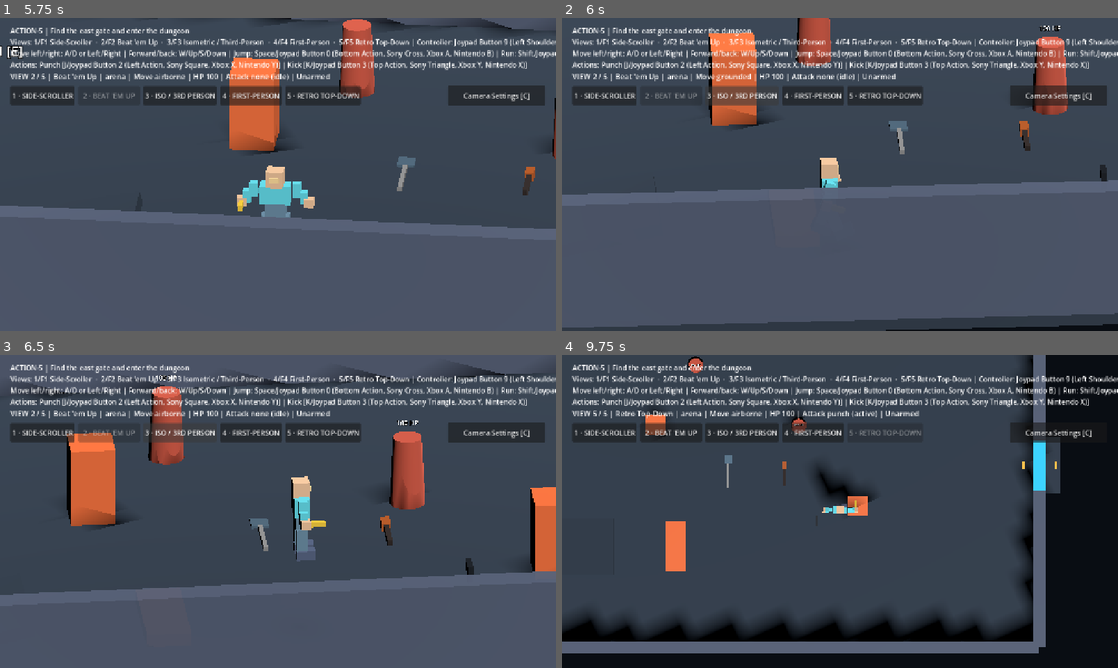
Above: before the commit, frames 1-4 (two rows, left to right).
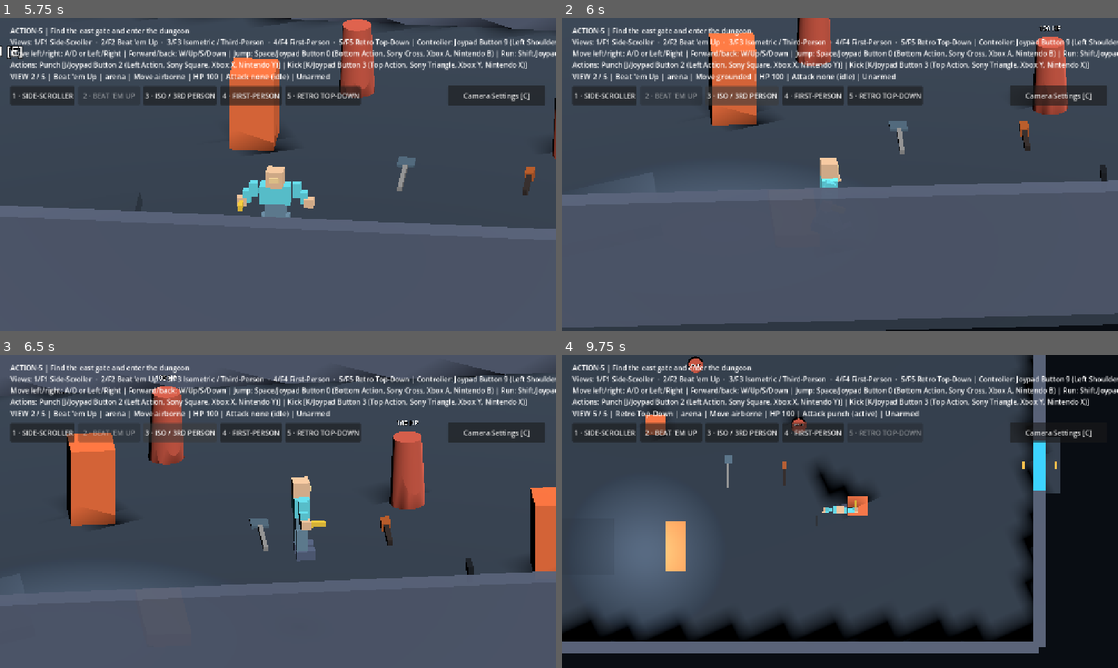
Above: after the commit, the same moments.

Repository: bravado/ACTION-5
Game: Godot game, scene res://demo/main.tscn
Two runs of this game, one before a commit and one after it. Both use one fixed random seed, a clock stepped at 60 frames per second and the inputs below.
Inputs (mouse positions are in pixels of both pictures, inside the frame that each line leads up to):
- Up to frame 1 (5.75 s): tap Enter at 0.5 s; move the mouse to (400, 158) at 0.52 s; hold Right (actor_turn_right) 0.53-1.28 s; tap Ctrl (actor_crouch) at 0.6 s; click (400, 158) at 0.67 s; tap Space (actor_jump) at 0.77, 1.52, 3.02, 3.77, 4.52 s; move the mouse to (166, 190) at 1.27 s; hold S (move_down) 1.28-2.03 s; tap Alt (actor_dodge) at 1.35 s; move the mouse to (333, 105) at 2.02 s; hold Right (actor_turn_right) 2.03-2.78 s; tap K (actor_kick) at 2.1 s; move the mouse to (250, 237) at 2.77 s; hold W (move_up) 2.78-3.53 s; tap J (actor_punch) at 2.85 s; click (250, 237) at 2.92 s; move the mouse to (444, 221) at 3.52 s; hold Shift (actor_run) 3.53-4.28 s; hold Left (actor_turn_left) 3.53-5.03 s; move the mouse to (111, 127) at 4.27 s; tap X (actor_slide) at 4.35 s; move the mouse to (305, 174) at 5.02 s; hold S (move_down) from 5.03 s (still down); hold G (demo_drop) from 5.03 s (still down); click (305, 174) at 5.17 s
- Up to frame 2 (6 s): move the mouse to (756, 96) at 5.77 s; release S (move_down) at 5.78 s; release G (demo_drop) at 5.78 s; hold Right (actor_turn_right) from 5.78 s (still down); tap E (demo_interact) at 5.85 s
- Up to frame 3 (6.5 s): keep holding Right (actor_turn_right); tap Space (actor_jump) at 6.02 s
- Up to frame 4 (9.75 s): move the mouse to (962, 495) at 6.52 s; release Right (actor_turn_right) at 6.53 s; hold W (move_up) 6.53-7.28 s; hold Q (demo_swap) 6.53-7.28 s; tap Space (actor_jump) at 6.77, 7.52, 9.02 s; move the mouse to (728, 527) at 7.27 s; hold Right (actor_turn_right) 7.28-8.03 s; tap 1 (view_1) at 7.35 s; click (728, 527) at 7.42 s; move the mouse to (895, 442) at 8.02 s; hold S (move_down) 8.03-8.78 s; tap 3 (view_3) at 8.1 s; move the mouse to (812, 574) at 8.77 s; hold Left (actor_turn_left) 8.78-9.53 s; tap 4 (view_4) at 8.85 s; move the mouse to (1006, 558) at 9.52 s; hold W (move_up) from 9.53 s (still down); tap 5 (view_5) at 9.6 s; click (1006, 558) at 9.67 s

Frame 1 is identical in both runs. In frame 2, 0.7% of the frame differs, in the area x 11-50%, y 45-56%; in frame 3, 0.6%; in frame 4, 4.6%, in the area x 6-25%, y 46-80%.

Commit message:
fix(d09): separate remote portal and switch, correct typed target regression and identify Sword clip

Diff:
--- a/demo/main.tscn
+++ b/demo/main.tscn
@@ -381,7 +381,7 @@
 weapon_path = NodePath("../GunPickup")
 
 [node name="LightSwitch" type="Node3D" parent="." groups=["action5_interactable"]]
-position = Vector3(-9.0, 0, 1.0)
+position = Vector3(-5.5, 0, 4.3)
 script = ExtResource("21_switch")
 
 [node name="Light" type="OmniLight3D" parent="LightSwitch"]
